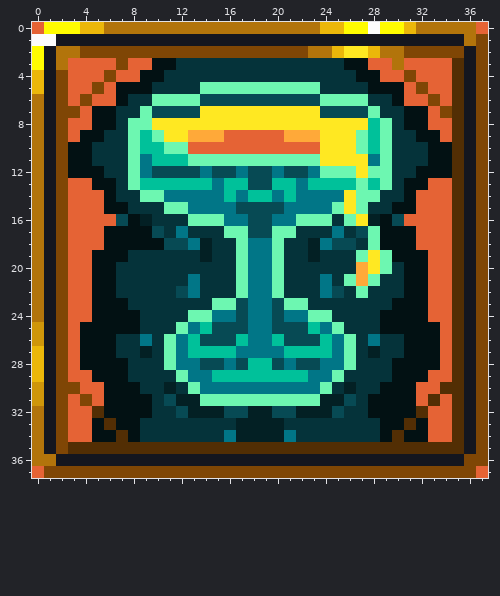
A pixel-art file gets an edit: packages/client/src/assets/icons{m}/chalice-green.aseprite. That is the earlier state.
38x38 pixels, 1 frame.
Now the later version:
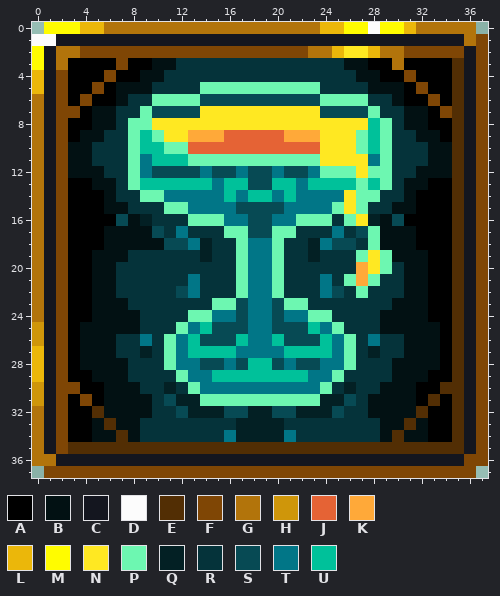
Palette (. is transparent): A #000000  B #021113  C #14161f  D #fcfcfc  E #522e04  F #7f4605  G #b2740b  H #cf960a  J #e56335  K #ffa939  L #ebb70a  M #fffc00  N #ffe822  P #6df7b1  Q #032024  R #05333a  S #074a54  T #017687  U #00c19a
The edit:
--- layer "body"
@@ x 0..37 @@
- 0 JMMMLLGGGGGGGGGGGGGGGGGGLLMMDMMLGGGGGJ
+ 0 .MMMLLGGGGGGGGGGGGGGGGGGLLMMDMMLGGGGG.
  1 DDCCCCCCCCCCCCCCCCCCCCCCCCCCCCCCCCCCGF
  2 MCGGFFFFFFFFFFFFFFFFFFFGGLNNLGGFFFFFCF
- 3 MCGJJJJFJJBBRRRRRRRRRRRRRRBBJJGJJJJECF
- 4 LCFJJJFJJBBRRRRRRRRRRRRRRRRBBJJFJJJECF
- 5 LCFJJFJBBBRRRRPPPPPPPPPPRRRRBBBJFJJECF
- 6 GCFJFJJBRRPPPPSSSSSSSSSSPPPPRRBJJFJECF
- 7 GCFFJBBRRPSSSSNNNNNNNNNNSSSSPRRBBJFECF
- 8 GCFJJBBRPPNNNNNNNNNNNNNNNNNNUPRBBJJECF
- 9 GCFJBBRRPUPNNKKKJJJJJKKKNNNPUPRRBBJECF
+ 3 MCGAAAAFAABBRRRRRRRRRRRRRRBBAAGAAAAECF
+ 4 LCFAAAFAABBRRRRRRRRRRRRRRRRBBAAFAAAECF
+ 5 LCFAAFABBBRRRRPPPPPPPPPPRRRRBBBAFAAECF
+ 6 GCFAFAABRRPPPPSSSSSSSSSSPPPPRRBAAFAECF
+ 7 GCFFABBRRPSSSSNNNNNNNNNNSSSSPRRBBAFECF
+ 8 GCFAABBRPPNNNNNNNNNNNNNNNNNNUPRBBAAECF
+ 9 GCFABBRRPUPNNKKKJJJJJKKKNNNPUPRRBBAECF
 10 GCFBBRRRPUUPPJJJJJJJJJJJNNNPUPRRRBBECF
@@ x 0..37 @@
 12 GCFBBBRRPTSSSSTSSTSSTSSTPPPNPPRRBBBECF
-13 GCFJJBBRPUUUUUUTUUSSUUTUUUUPUPRBBJJECF
-14 GCFJJJBRRPPTTTTTUTUUTUTTTTNPPRRBJJJECF
-15 GCFJJJBBRRRPPTTTTSSSSTTTTPNPRRBBJJJECF
-16 GCFJJJJSBQRRRPPPTTSSTTPPPRPNQBSJJJJECF
-17 GCFJJJBBBBSRTRRRPPSSPPRRRTRSPBBBJJJECF
-18 GCFJJJBBBBBSSTQRRPTTPRRQTSSRPBBBJJJECF
-19 GCFJJBBBRRRRRRQRRPTTPRRQRRRPNPBBBJJECF
-20 GCFJJBBRRRRRRRRRRPTTPRRRRRRKNPRBBJJECF
-21 GCFJJBBRRRRRRTRRRPTTPRRRTRPKPRRBBJJECF
-22 GCFJJBBRRRRRSTRRRPTTPRRRTSRPRRRBBJJECF
-23 GCFJJBBBRRRRRRRPPSTTSPPRRRRRRRBBBJJECF
-24 GCFJJBBBBRRRRPPTTSTTSTTPPRRRRBBBBJJECF
-25 HCFJBBBBBRRRPTUSSSTTSSSUTPRRRBBBBBJECF
-26 HCFJBBBRRTRPTUSSSUTTUSSSUTPRTRRBBBJECF
-27 LCFJBBBRRQRPTUUUUTTTTUUUUTPRQRRBBBJECF
-28 LCFJBBBBRRRPTTSSTSUUSTSSTTPRRRBBBBJECF
-29 LCFJJBBBRRRRPTTUUUUUUUUTTPRRRRBBBJJECF
-30 HCFFJJBBBRRQRPTTTTTTTTTTPRQRRBBBJJEECF
-31 HCFJFJBBBBRSQQPPPPPPPPPPQQSRBBBBJEJECF
-32 GCFJJEBBBBRRSQQQSSQQSSQQQSRRBBBBEJJECF
-33 GCFJJBEBBRRRRRRRRQQQQRRRRRRRRBBEBJJECF
-34 GCFJJBBEBRRRRRRRTQQQQTRRRRRRRBEBBJJECF
+13 GCFAABBRPUUUUUUTUUSSUUTUUUUPUPRBBAAECF
+14 GCFAAABRRPPTTTTTUTUUTUTTTTNPPRRBAAAECF
+15 GCFAAABBRRRPPTTTTSSSSTTTTPNPRRBBAAAECF
+16 GCFAAAASBQRRRPPPTTSSTTPPPRPNQBSAAAAECF
+17 GCFAAABBBBSRTRRRPPSSPPRRRTRSPBBBAAAECF
+18 GCFAAABBBBBSSTQRRPTTPRRQTSSRPBBBAAAECF
+19 GCFAABBBRRRRRRQRRPTTPRRQRRRPNPBBBAAECF
+20 GCFAABBRRRRRRRRRRPTTPRRRRRRKNPRBBAAECF
+21 GCFAABBRRRRRRTRRRPTTPRRRTRPKPRRBBAAECF
+22 GCFAABBRRRRRSTRRRPTTPRRRTSRPRRRBBAAECF
+23 GCFAABBBRRRRRRRPPSTTSPPRRRRRRRBBBAAECF
+24 GCFAABBBBRRRRPPTTSTTSTTPPRRRRBBBBAAECF
+25 HCFABBBBBRRRPTUSSSTTSSSUTPRRRBBBBBAECF
+26 HCFABBBRRTRPTUSSSUTTUSSSUTPRTRRBBBAECF
+27 LCFABBBRRQRPTUUUUTTTTUUUUTPRQRRBBBAECF
+28 LCFABBBBRRRPTTSSTSUUSTSSTTPRRRBBBBAECF
+29 LCFAABBBRRRRPTTUUUUUUUUTTPRRRRBBBAAECF
+30 HCFFAABBBRRQRPTTTTTTTTTTPRQRRBBBAAEECF
+31 HCFAFABBBBRSQQPPPPPPPPPPQQSRBBBBAEAECF
+32 GCFAAEBBBBRRSQQQSSQQSSQQQSRRBBBBEAAECF
+33 GCFAABEBBRRRRRRRRQQQQRRRRRRRRBBEBAAECF
+34 GCFAABBEBRRRRRRRTQQQQTRRRRRRRBEBBAAECF
 35 GCFEEEEEEEEEEEEEEEEEEEEEEEEEEEEEEEEECF
 36 GGCCCCCCCCCCCCCCCCCCCCCCCCCCCCCCCCCCFF
-37 JFFFFFFFFFFFFFFFFFFFFFFFFFFFFFFFFFFFFJ
+37 .FFFFFFFFFFFFFFFFFFFFFFFFFFFFFFFFFFFF.
Boxes around the changes in both pictures, in picture pixels (x1, y1, x2, y2):
changed: (32, 22, 152, 478)
changed: (368, 22, 488, 478)
